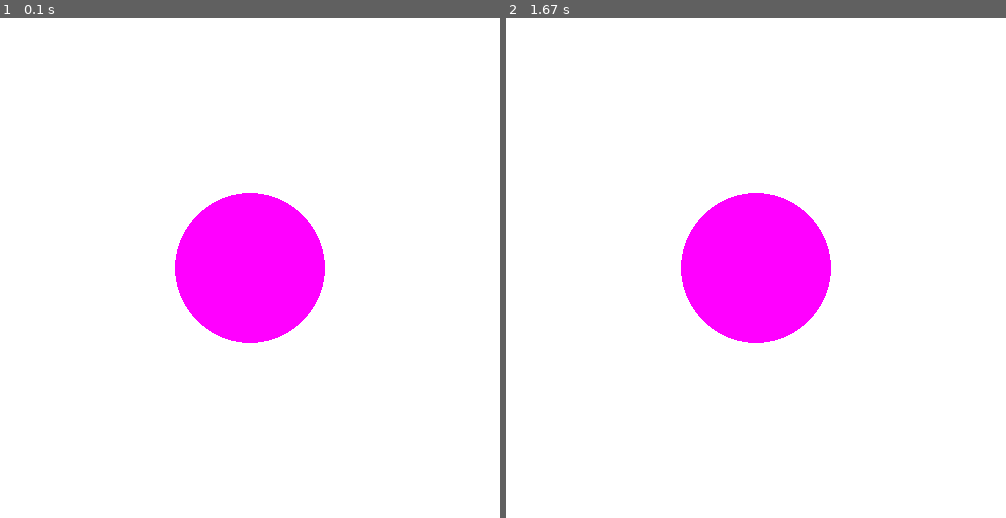
Above: before the commit, frames 1-2 (left to right).
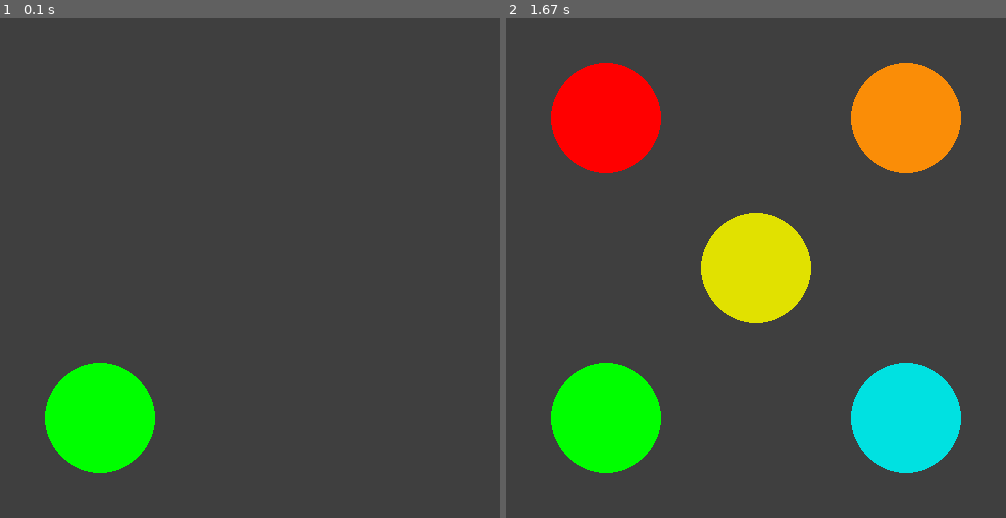
Above: after the commit, the same moments.

Repository: meganclapinski25/Pygame
Game: pygame game, started from game.py
Same seed, same stepped clock (60 frames per second), same inputs: the game is played once before the commit and once after it.
Inputs:
- Up to frame 1 (0.1 s): no input
- Up to frame 2 (1.67 s): no input

The runs differ from the first frame. In frame 1, 100% of the frame differs, in the area x 0-100%, y 0-100%; in frame 2, 100%.

Commit message:
Challenge 1 completed

Diff:
--- a/game.py
+++ b/game.py
@@ -14,11 +14,41 @@
                 running = False
 
         # Clear the screen
-        screen.fill((255,255,255))
+        # screen.fill((255,255,255))
 
-        #Circle
-        color = (255, 0, 255)
-        positon = (250,250)
-        pygame.draw.circle(screen, color, positon, 75)
-        # Update
+        # #Circle
+        # color = (25, 184, 22)
+        # positon = (250,250)
+        # pygame.draw.circle(screen, color, positon, 75)
+        # # Update
+        # pygame.display.flip()
+
+
+        # Challenge 1
+        screen.fill((63,63,63))
+
+        # Circle 1
+        color = (0,255,0)
+        postion = (100, 400)
+        pygame.draw.circle(screen, color, postion, 55)
         pygame.display.flip()
+        #Circle 2
+        color = (255,0,0)
+        postion = (100, 100)
+        pygame.draw.circle(screen, color, postion, 55)
+        pygame.display.flip()
+        #Circle 3
+        color = (225,225,0)
+        postion = (250, 250)
+        pygame.draw.circle(screen, color, postion, 55)
+        pygame.display.flip()
+        #Circle 4
+        color = (250,141,7)
+        postion = (400, 100)
+        pygame.draw.circle(screen, color, postion, 55)
+        pygame.display.flip()
+        #Circle 5
+        color = (0,225,225)
+        postion = (400, 400)
+        pygame.draw.circle(screen, color, postion, 55)
+        pygame.display.flip()
